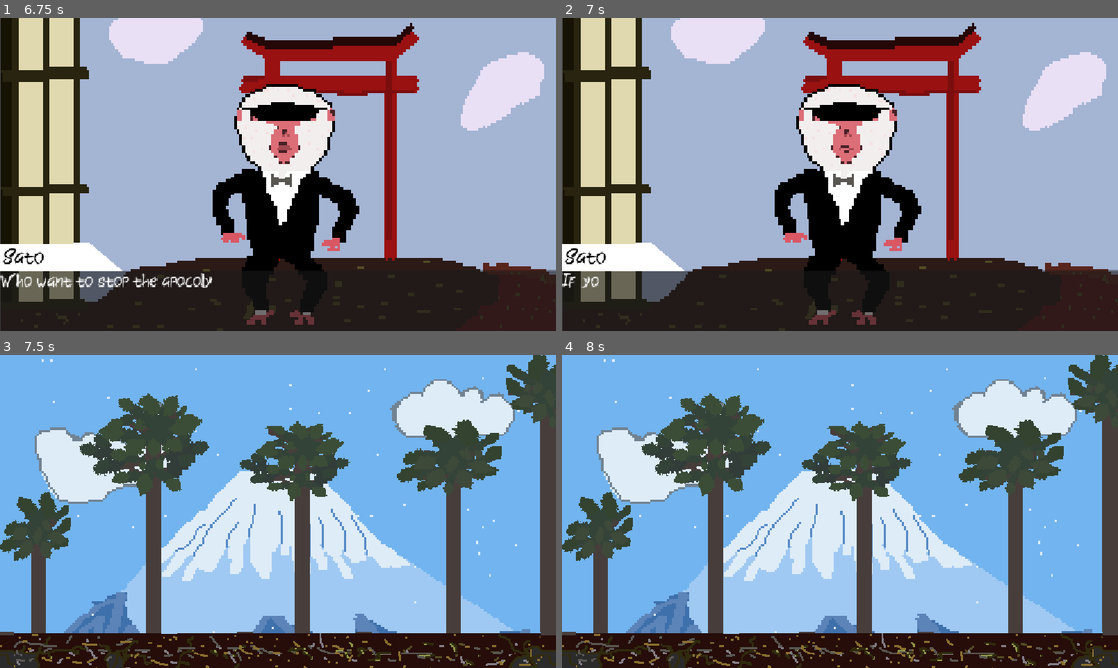
Above: before the commit, frames 1-4 (two rows, left to right).
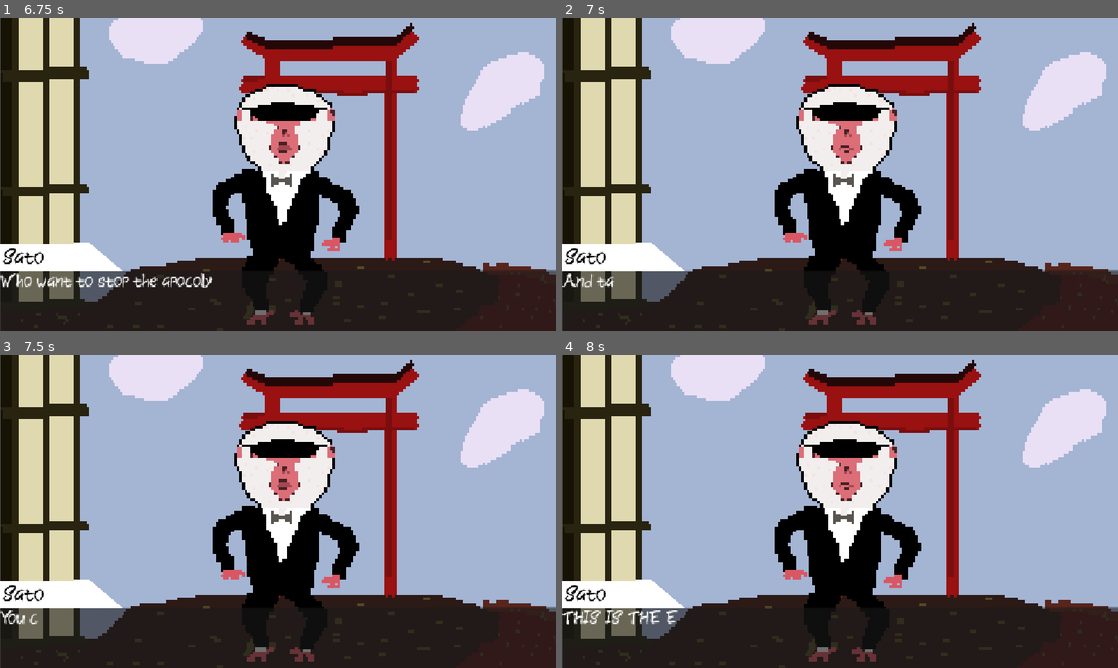
Above: after the commit, the same moments.

Repository: sDANTOSO/apocalypse-monkey
Game: Godot game, scene res://Scenes/main_menu.tscn
Same seed, same stepped clock (60 frames per second), same inputs: the game is played once before the commit and once after it.
Inputs (mouse positions are in pixels of both pictures, inside the frame that each line leads up to):
- Up to frame 1 (6.75 s): click (272, 246) at 0.5 s; tap Enter at 1.25 s; move the mouse to (400, 158) at 1.27 s; press the mouse at (400, 158) at 1.28 s; hold D (right) 1.28-2.78 s; tap Space (jump) at 1.52, 2.27, 3.5, 3.77, 4.52, 5.27 s; move the mouse to (166, 190) at 2.02 s; release the mouse at (166, 190) at 2.03 s; click (166, 190) at 2.1 s; move the mouse to (333, 105) at 2.77 s; press the mouse at (333, 105) at 2.78 s; hold A (left) 2.78-3.53 s; tap Alt at 2.85, 5.85 s; move the mouse to (250, 237) at 3.52 s; release the mouse at (250, 237) at 3.53 s; hold D (right) 3.53-5.03 s; tap Shift at 3.6, 6.6 s; click (250, 237) at 3.8 s; move the mouse to (444, 221) at 4.27 s; press the mouse at (444, 221) at 4.28 s; move the mouse to (111, 127) at 5.02 s; release the mouse at (111, 127) at 5.03 s; hold A (left) 5.03-5.78 s; click (111, 127) at 5.1 s; move the mouse to (305, 174) at 5.77 s; press the mouse at (305, 174) at 5.78 s; hold D (right) 5.78-6.53 s; move the mouse to (194, 96) at 6.52 s; release the mouse at (194, 96) at 6.53 s; hold A (left) from 6.53 s (still down)
- Up to frame 2 (7 s): keep holding A (left); tap Space (jump) at 6.77 s; click (756, 96) at 6.8 s
- Up to frame 3 (7.5 s): keep holding A (left); move the mouse to (400, 495) at 7.27 s; press the mouse at (400, 495) at 7.28 s
- Up to frame 4 (8 s): keep holding A (left); tap Space (jump) at 7.52 s

Frame 1 is identical in both runs. In frame 2, 0.2% of the frame differs, in the area x 0-10%, y 81-87%; in frame 3, 90%, in the area x 0-100%, y 0-100%; in frame 4, 90%.
Error after the commit: Invalid access to property or key 'speaker' on a base object of type 'Dictionary'. (res://Scripts/node_2d.gd:46)

Commit message:
stareted implementing choices and branching

Diff:
--- a/apocalypse-monkeyy/Recourses/Story/story.json
+++ b/apocalypse-monkeyy/Recourses/Story/story.json
@@ -15,12 +15,21 @@
 	{"speaker": "Sato", "text": "I must find other people who want change."},
 	{"speaker": "Sato", "text": "Who want to stop the apocolypse."},
 	{"speaker": "Sato", "text": "And take down whatever, and whoever is cauing it."},
-	{"goto": "post_choice"},
+	{"choices":
+		[
+			{"text": "First choice", "goto": "First Choice"},
+			{"text": "Second choice", "goto": "Second Choice"}
+		]
+	},
 
-	{"speaker": "Sato", "text": "If your seeing this, my code didn't work"},
+	{"anchor": "First choice"},
+	{"speaker": "Sato", "text": "You chose tha first one"},
+	{"goto": "end"},
 
-	{"anchor": "post_choice"},
-
-	{"speaker": "Sato", "text": "If your seeing this, my code did work!"},
-
+	{"anchor": "Second choice"},
+	{"anchor": "First choice"},
+	{"speaker": "Sato", "text": "You chose tha first one"},
+	{"goto": "end"},
+	{"anchor": "end"},
+	{"speaker": "Sato", "text": "THIS IS THE END"}
 ]
--- a/apocalypse-monkeyy/Scenes/dialoge_ui.tscn
+++ b/apocalypse-monkeyy/Scenes/dialoge_ui.tscn
@@ -2,6 +2,7 @@
 
 [ext_resource type="Script" uid="uid://4l7a8ktb7ftm" path="res://Scripts/dialoge_ui.gd" id="1_yrr88"]
 [ext_resource type="Script" uid="uid://c0yfmutw0s245" path="res://Scripts/text_blip_sound.gd" id="2_r75eh"]
+[ext_resource type="PackedScene" uid="uid://cfi8pl81fu0fw" path="res://Scenes/player_choice.tscn" id="3_r6a0w"]
 [ext_resource type="FontFile" uid="uid://dxgob514unqbt" path="res://Assets-misc/Japan wave.ttf" id="3_thhau"]
 
 [sub_resource type="Theme" id="Theme_mqg1c"]
@@ -29,6 +30,24 @@
 
 [node name="TextBlipSound" type="AudioStreamPlayer" parent="." unique_id=1073056383]
 script = ExtResource("2_r75eh")
+
+[node name="ChoicesContainer" type="CenterContainer" parent="." unique_id=2090404008]
+layout_mode = 1
+anchors_preset = 15
+anchor_right = 1.0
+anchor_bottom = 1.0
+offset_left = 39.0
+offset_right = 39.0
+grow_horizontal = 2
+grow_vertical = 2
+
+[node name="ChoiceList" type="VBoxContainer" parent="ChoicesContainer" unique_id=959597465]
+layout_mode = 2
+theme_override_constants/separation = 25
+
+[node name="Button" parent="ChoicesContainer/ChoiceList" unique_id=865391315 instance=ExtResource("3_r6a0w")]
+visible = false
+layout_mode = 2
 
 [node name="UiTextbox1" type="PanelContainer" parent="." unique_id=1703837797]
 layout_mode = 1
--- /dev/null
+++ b/apocalypse-monkeyy/Scenes/player_choice.tscn
@@ -0,0 +1,12 @@
+[gd_scene format=3 uid="uid://cfi8pl81fu0fw"]
+
+[ext_resource type="FontFile" uid="uid://dxgob514unqbt" path="res://Assets-misc/Japan wave.ttf" id="1_krtt2"]
+
+[sub_resource type="Theme" id="Theme_thhau"]
+
+[node name="Button" type="Button" unique_id=865391315]
+custom_minimum_size = Vector2(700, 50)
+theme = SubResource("Theme_thhau")
+theme_override_fonts/font = ExtResource("1_krtt2")
+theme_override_font_sizes/font_size = 41
+text = "This is the first choice"
--- a/apocalypse-monkeyy/Scripts/dialoge_ui.gd
+++ b/apocalypse-monkeyy/Scripts/dialoge_ui.gd
@@ -2,6 +2,7 @@
 
 @onready var speaker_name: Label = %SpeakerName
 @onready var dialog_line: RichTextLabel = %Dialog_Line
+@onready var choice_list
 
 signal finished_typing
 
--- a/apocalypse-monkeyy/Scripts/node_2d.gd
+++ b/apocalypse-monkeyy/Scripts/node_2d.gd
@@ -38,12 +38,14 @@
 		dialog_index += 1
 		process_current_line()
 		return
-	#reading tha line of dialog
 
-
-	current_speaker = line["speaker"]
-	dialog_ui.set_line(line["speaker"], line["text"])
-	character_Test.change_character(current_speaker, true)
+	if line.has("choice"):
+		pass
+	else:
+		#reading tha line of dialog
+		current_speaker = line["speaker"]
+		dialog_ui.set_line(line["speaker"], line["text"])
+		character_Test.change_character(current_speaker, true)
 
 
 
